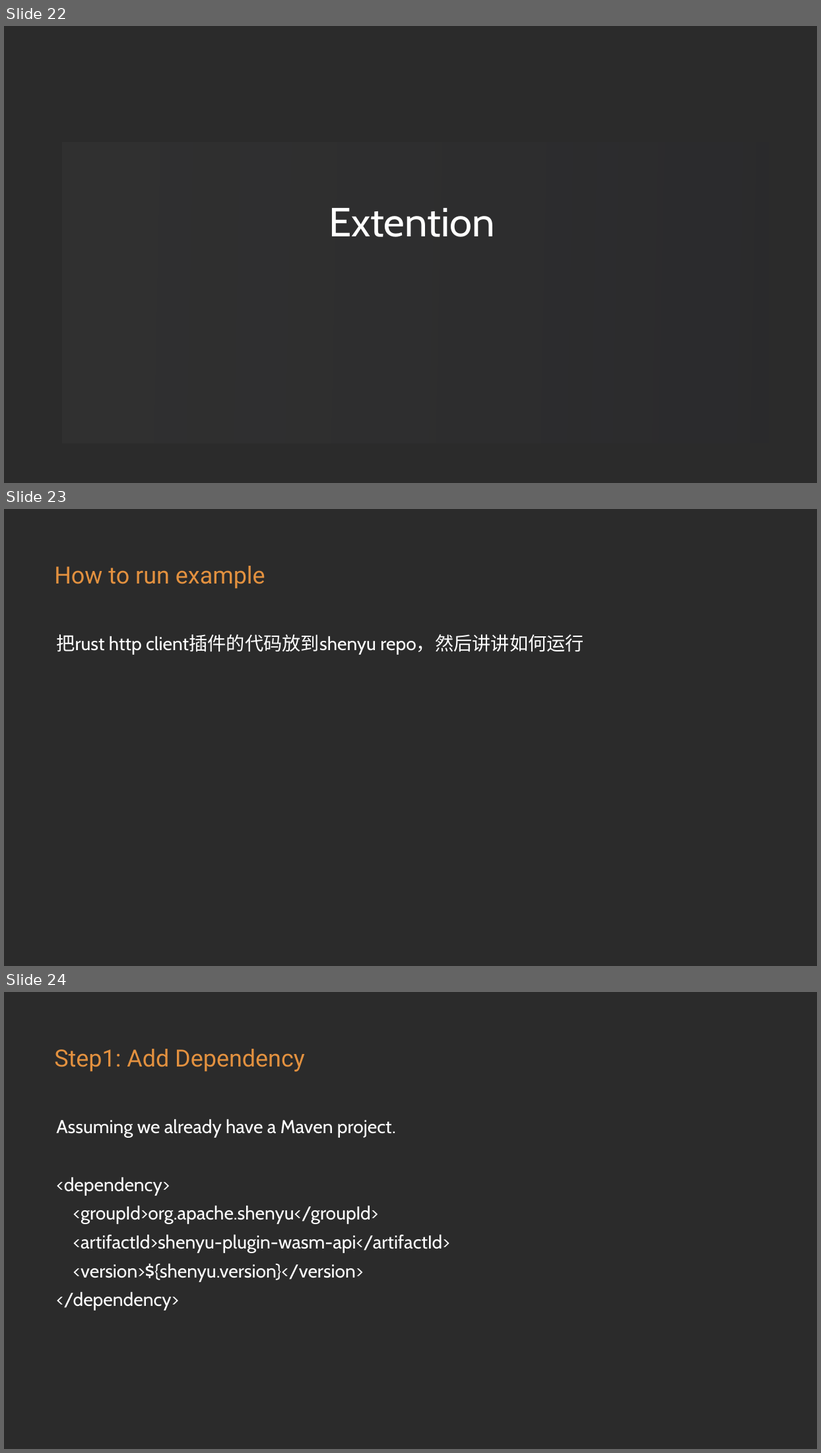
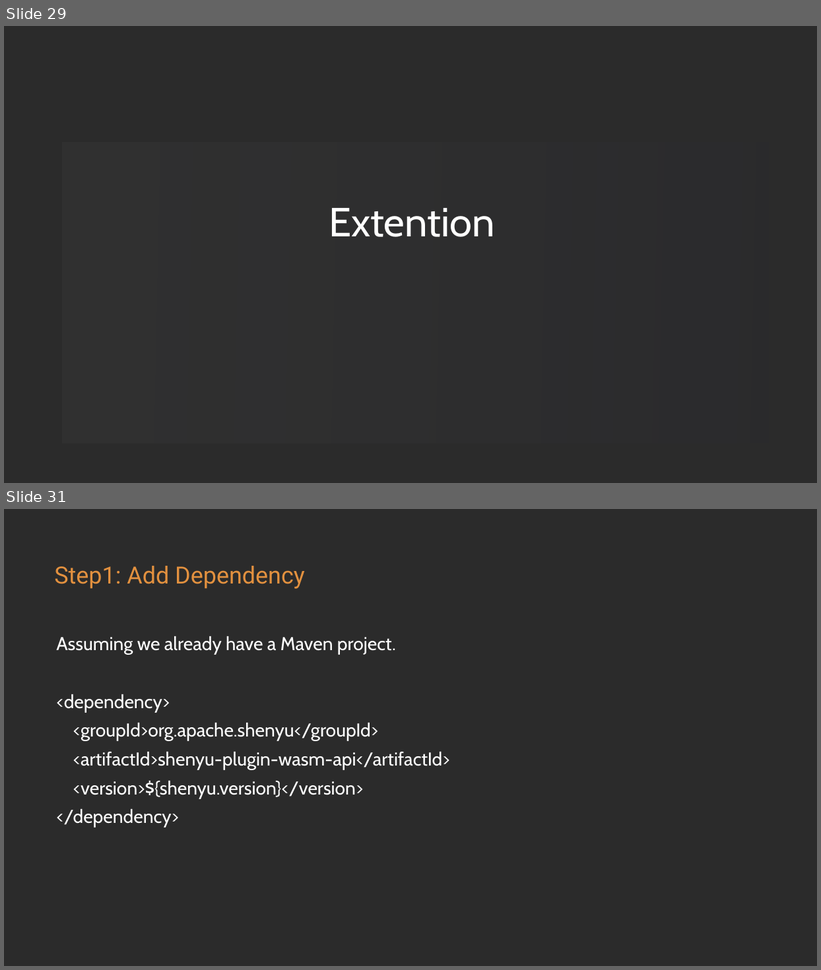
Before and after one commit to loongs-zhang/ACOCA2024-PlayWithWASM, a slide deck: PlayWithWASM.pptx. Shown one above the other, each under a label of ours: slides 22, 23 and 24 before the commit, slides 29 and 31 after it; the slides between them are not shown. The pictures are 821x1453 and 821x970 pixels, drawn with LibreOffice and Linux fonts; fonts in the diff are those of the drawing; background and template pictures are left out; a plain dark background stands for a picture behind light text. Boxes give left, top, right and bottom in pixels: in the first picture for what was removed or moved away, otherwise in the second. Text is boxed around its words. In the diff, an @@ line names an element or a change of style, - is before the commit and + after.

```diff
--- a/PlayWithWASM.pptx
+++ b/PlayWithWASM.pptx
@@ slide 23 removed at bbox=[4, 509, 817, 966], background picture (left out) @@
@@ text removed at bbox=[54, 566, 265, 589] @@
-How to run example
@@ text removed at bbox=[56, 634, 584, 654] @@
-把rust http client插件的代码放到shenyu repo，然后讲讲如何运行
@@ what was slide 22 is now slide 29 @@
@@ what was slide 24 is now slide 31 @@
```
Also in this commit, not shown: 1 slide changed, 8 slides added, 1 other file.
